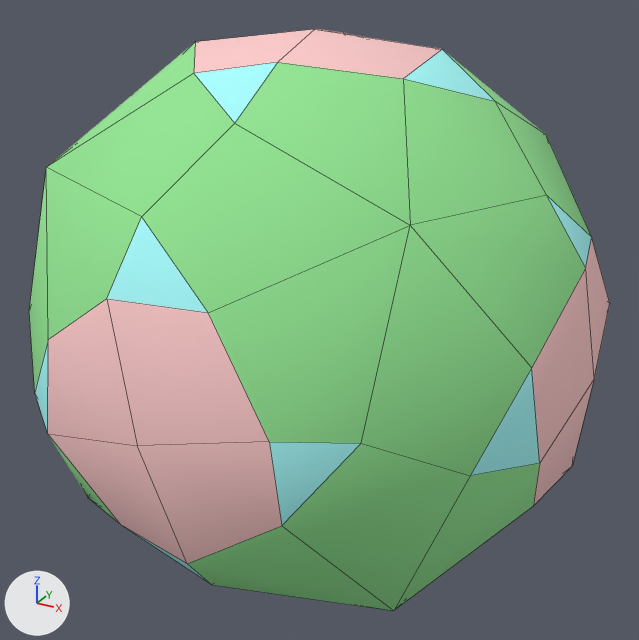
An edit to the OBJ model propellor/vr/outros/PropellorTetrakisHexahedron.obj, drawn before and after from the same camera.
One viewpoint serves both versions: a 50 mm camera at (1.46, -2.62, 1.3) aimed at (0.02, 0.0, -0.01). The lights are fixed; the arrows at lower left show +X, +Y and +Z. Mesh edges are drawn as thin lines. Where no turn or scale is listed for an object, it has been applied to the vertices.

Objects in the first picture: 'PropellorTetrakisHexahedron'.
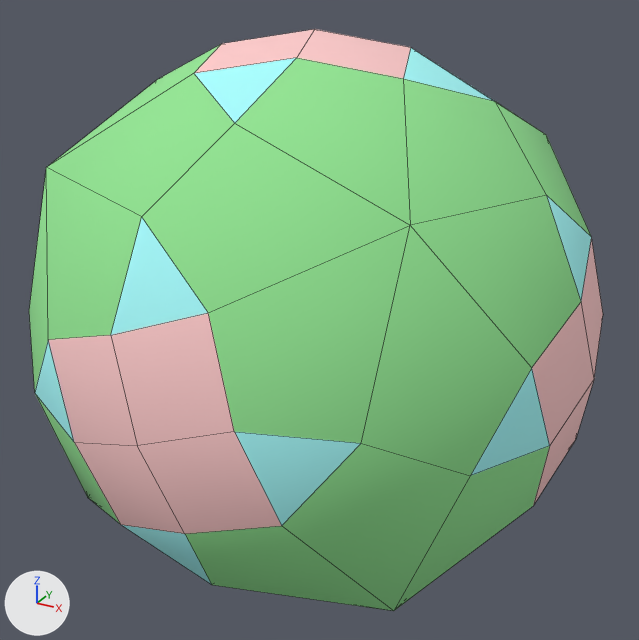
Changed parts and their boxes [x1, y1, x2, y2] in the pictures (639 x 640 px; the box of a moved part takes in the faces that stretch with it):
'PropellorTetrakisHexahedron', reshaped: before [29, 29, 610, 611]; after [29, 29, 603, 611]
part 1 of me_propellortetrakishexahedron, moved or reshaped: before [209, 226, 410, 525]; after [209, 226, 410, 526]
part 2 of me_propellortetrakishexahedron, moved or reshaped: before [404, 49, 545, 134]; after [403, 48, 494, 101]
part 3 of me_propellortetrakishexahedron, moved or reshaped: before [46, 168, 269, 446]; after [46, 168, 234, 446]
part 4 of me_propellortetrakishexahedron, moved or reshaped: before [411, 195, 610, 378]; after [411, 195, 603, 377]
part 5 of me_propellortetrakishexahedron, moved or reshaped: before [123, 442, 393, 611]; after [122, 432, 393, 611]
part 6 of me_propellortetrakishexahedron, moved or reshaped: before [194, 29, 442, 225]; after [194, 29, 411, 225]
part 7 of me_propellortetrakishexahedron, moved or reshaped: before [395, 268, 594, 610]; after [395, 302, 594, 610]
part 8 of me_propellortetrakishexahedron, moved or reshaped: before [35, 299, 187, 563]; after [35, 335, 185, 534]
part 9 of me_propellortetrakishexahedron, moved or reshaped: before [47, 29, 314, 167]; after [50, 29, 314, 165]

What changed in the scene script:
```text
Change me_propellortetrakishexahedron:
    where me_propellortetrakishexahedron.from_pydata(...)  # 86 vertices, 96 faces; spans x -1.01..1.01, y -1.01..1.01, z -1.01..1.01
    used by ob_propellortetrakishexahedron; location = (0.0, 0.0, 0.0)
    me_propellortetrakishexahedron part 1: the 1 vertex in x 0.4, y -0.96, z 0.1 is moved by (-0.11, 0.0, 0.0)
    me_propellortetrakishexahedron part 2: the 1 vertex in x 0.4, y 0.1, z 0.96 is moved by (-0.11, 0.0, 0.0)
    me_propellortetrakishexahedron part 3: the 1 vertex in x -0.1, y -0.96, z 0.4 is moved by (0.0, 0.0, -0.11)
    me_propellortetrakishexahedron part 4: the 1 vertex in x 0.96, y -0.1, z 0.4 is moved by (0.0, 0.0, -0.11)
    me_propellortetrakishexahedron part 5: the 1 vertex in x 0.1, y -0.96, z -0.4 is moved by (0.0, 0.0, 0.11)
    me_propellortetrakishexahedron part 6: the 1 vertex in x 0.1, y -0.4, z 0.96 is moved by (0.0, 0.11, 0.0)
    me_propellortetrakishexahedron part 7: the 1 vertex in x 0.96, y -0.4, z -0.1 is moved by (0.0, 0.11, 0.0)
    me_propellortetrakishexahedron part 8: the 1 vertex in x -0.4, y -0.96, z -0.1 is moved by (0.11, 0.0, 0.0)
    me_propellortetrakishexahedron part 9: the 1 vertex in x -0.4, y -0.1, z 0.96 is moved by (0.11, 0.0, 0.0)
```
